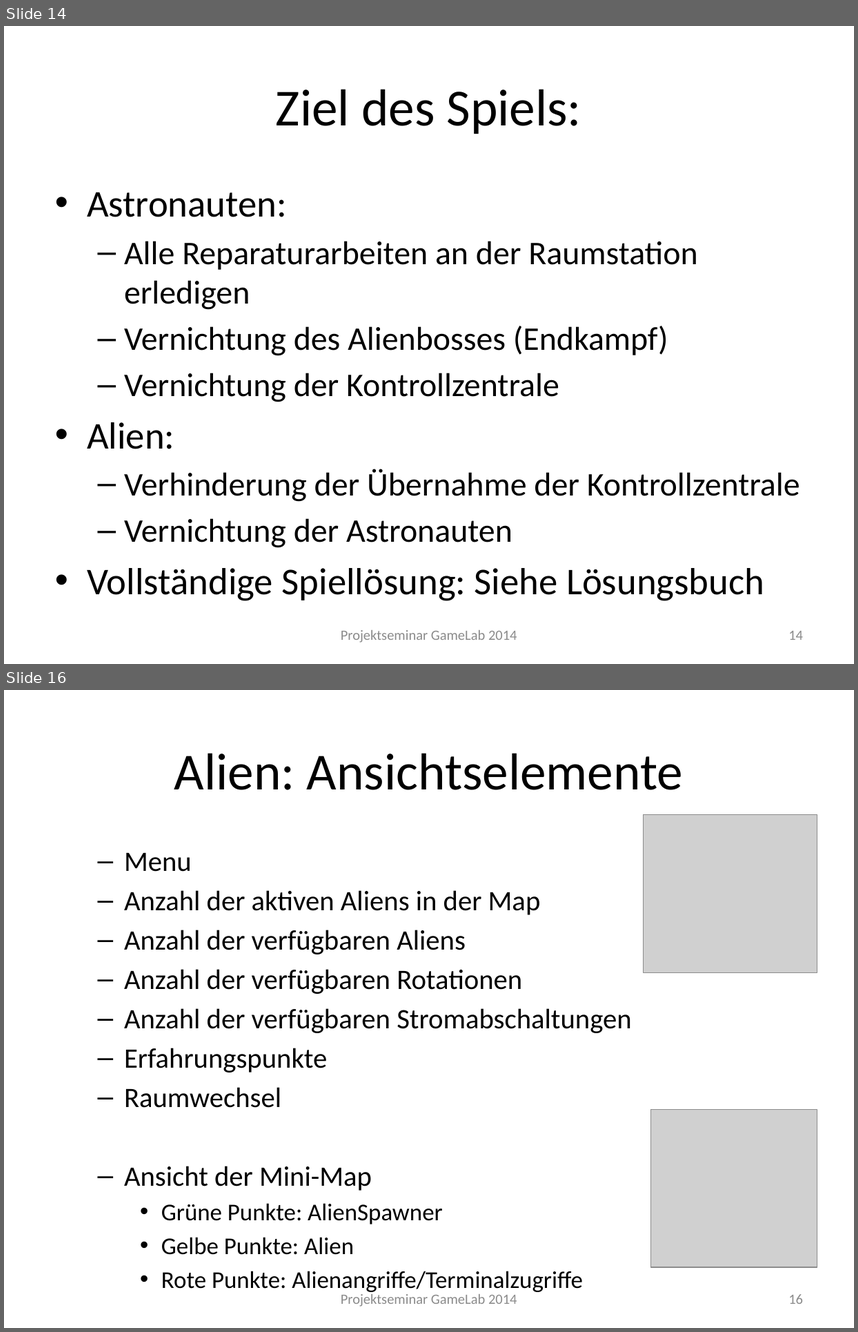
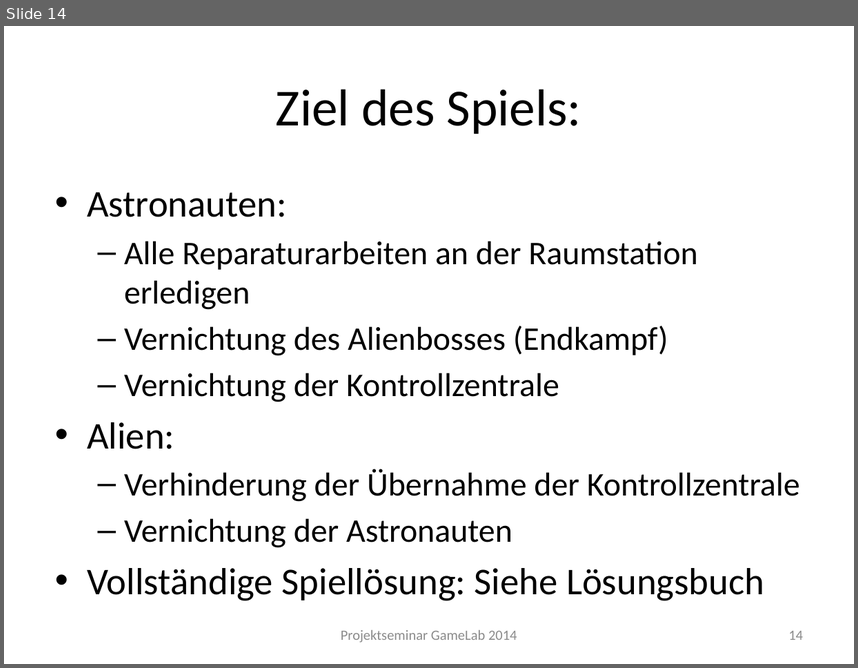
Before and after one commit to Instinctlol/gamelab2014, a slide deck: Abschlusspräsentation/SpielkonzeptFINAL.pptx. Shown one above the other, each under a label of ours: slides 14 and 16 before the commit, slide 14 after it; the slides between them are not shown. The pictures are 858x1332 and 858x668 pixels, drawn with LibreOffice and Linux fonts; fonts in the diff are those of the drawing; grey boxes stand for pictures; background and template pictures are left out. Boxes give left, top, right and bottom in pixels: in the first picture for what was removed or moved away, otherwise in the second. Text is boxed around its words. In the diff, an @@ line names an element or a change of style, - is before the commit and + after.

```diff
--- a/Abschlusspräsentation/SpielkonzeptFINAL.pptx
+++ b/Abschlusspräsentation/SpielkonzeptFINAL.pptx
@@ slide 16 removed at (x1=4, y1=690, x2=854, y2=1328), background picture (left out) @@
@@ title removed at (x1=174, y1=753, x2=683, y2=790) @@
-Alien: Ansichtselemente
@@ picture removed at (x1=643, y1=815, x2=818, y2=973) @@
@@ text removed at (x1=124, y1=853, x2=631, y2=1292) @@
-  – Menu
-  – Anzahl der aktiven Aliens in der Map
-  – Anzahl der verfügbaren Aliens
-  – Anzahl der verfügbaren Rotationen
-  – Anzahl der verfügbaren Stromabschaltungen
-  – Erfahrungspunkte
-  – Raumwechsel
-  – Ansicht der Mini-Map
-    • Grüne Punkte: AlienSpawner
-    • Gelbe Punkte: Alien
-    • Rote Punkte: Alienangriffe/Terminalzugriffe
@@ picture removed at (x1=651, y1=1109, x2=818, y2=1268) @@
@@ text removed at (x1=341, y1=1294, x2=517, y2=1306) @@
-Projektseminar GameLab 2014
@@ page number removed at (x1=789, y1=1294, x2=803, y2=1303) @@
-16
```
Also in this commit, not shown: 1 slide changed, 6 other slides removed.
